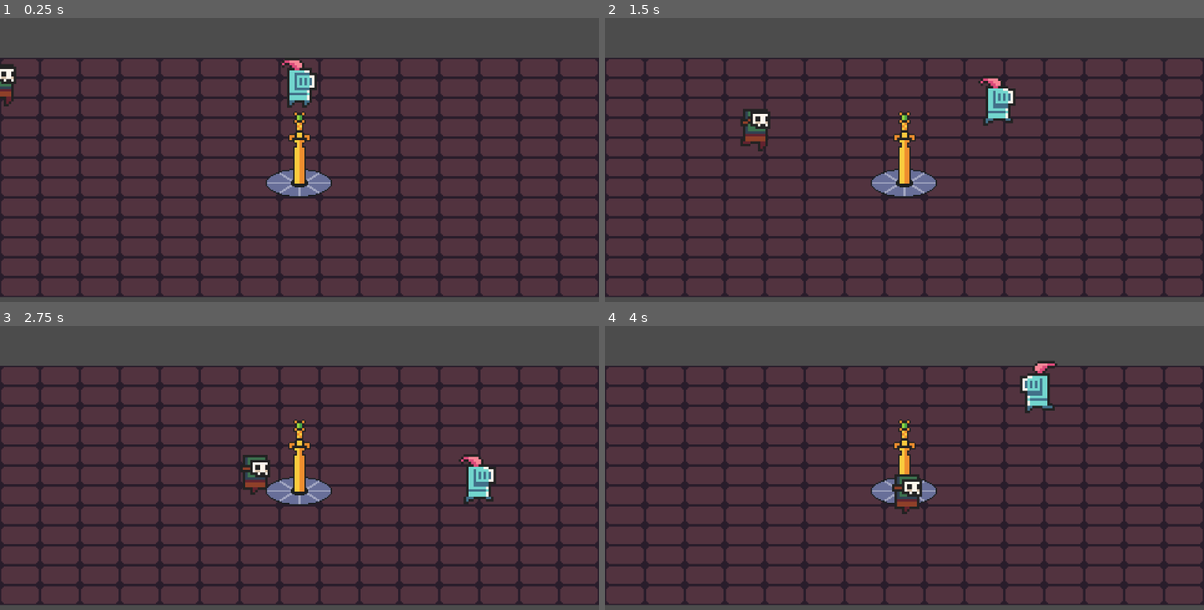
Above: before the commit, frames 1-4 (two rows, left to right).
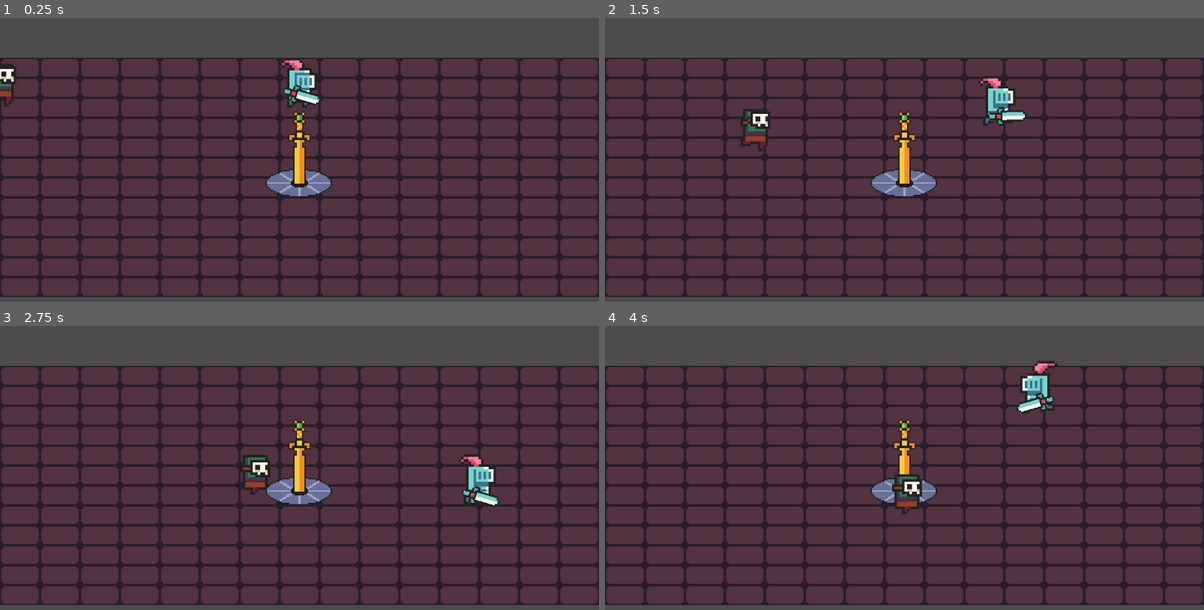
Above: after the commit, the same moments.

Repository: renaism/GWJ-7
Game: Godot game, scene res://scenes/Game.tscn
The game is run twice, just before and just after one commit, with the same random seed, the same clock (stepped at 60 frames per second) and the same inputs.
Inputs:
- Up to frame 1 (0.25 s): no input
- Up to frame 2 (1.5 s): hold D (right) 0.53-1.28 s; tap Space (attack, bound only after the commit) at 0.6, 1.35 s; hold S (down) from 1.28 s (still down)
- Up to frame 3 (2.75 s): release S (down) at 2.03 s; hold D (right) from 2.03 s (still down); tap Space (attack, bound only after the commit) at 2.1 s
- Up to frame 4 (4 s): release D (right) at 2.78 s; hold W (up) 2.78-3.53 s; tap Space (attack, bound only after the commit) at 2.85, 3.6 s; hold A (left) from 3.53 s (still down)

The runs differ from the first frame. In frame 1, 0.2% of the frame differs, in the area x 47-54%, y 23-31%; in frame 2, 0.2%; in frame 3, 0.2%; in frame 4, 0.2%.

Commit message:
add player attack animation

Diff:
--- a/characters/Player.tscn
+++ b/characters/Player.tscn
@@ -1,9 +1,42 @@
-[gd_scene load_steps=6 format=2]
+[gd_scene load_steps=9 format=2]
 
 [ext_resource path="res://scripts/Player.gd" type="Script" id=1]
 [ext_resource path="res://sprites/player/player_run.png" type="Texture" id=2]
+[ext_resource path="res://sprites/player/player_sword.png" type="Texture" id=3]
 
-[sub_resource type="CapsuleShape2D" id=4]
+[sub_resource type="RectangleShape2D" id=4]
+extents = Vector2( 2, 5 )
+
+[sub_resource type="Animation" id=5]
+resource_name = "attack"
+length = 0.2
+step = 0.05
+tracks/0/type = "value"
+tracks/0/path = NodePath("Body/Sword:rotation_degrees")
+tracks/0/interp = 1
+tracks/0/loop_wrap = true
+tracks/0/imported = false
+tracks/0/enabled = true
+tracks/0/keys = {
+"times": PoolRealArray( 0, 0.1, 0.2 ),
+"transitions": PoolRealArray( 1, 1, 1 ),
+"update": 0,
+"values": [ 18.0261, 84.479, 106.41 ]
+}
+tracks/1/type = "value"
+tracks/1/path = NodePath("Body/Sword:position")
+tracks/1/interp = 1
+tracks/1/loop_wrap = true
+tracks/1/imported = false
+tracks/1/enabled = true
+tracks/1/keys = {
+"times": PoolRealArray( 0, 0.1, 0.2 ),
+"transitions": PoolRealArray( 1, 1, 1 ),
+"update": 0,
+"values": [ Vector2( 0.0815566, -5.88626 ), Vector2( 0.777638, -5.68738 ), Vector2( -2.35473, -5.68738 ) ]
+}
+
+[sub_resource type="CapsuleShape2D" id=1]
 radius = 2.00427
 height = 5.87551
 
@@ -11,7 +44,7 @@
 resource_name = "idle"
 length = 0.001
 tracks/0/type = "value"
-tracks/0/path = NodePath("Sprite:frame")
+tracks/0/path = NodePath("Body:frame")
 tracks/0/interp = 1
 tracks/0/loop_wrap = true
 tracks/0/imported = false
@@ -27,7 +60,7 @@
 length = 0.4
 loop = true
 tracks/0/type = "value"
-tracks/0/path = NodePath("Sprite:frame")
+tracks/0/path = NodePath("Body:frame")
 tracks/0/interp = 1
 tracks/0/loop_wrap = true
 tracks/0/imported = false
@@ -42,19 +75,39 @@
 [node name="Player" type="KinematicBody2D"]
 scale = Vector2( 2, 2 )
 script = ExtResource( 1 )
+
+[node name="Body" type="Sprite" parent="."]
+texture = ExtResource( 2 )
+offset = Vector2( 0, -16 )
+hframes = 9
+
+[node name="Sword" type="Sprite" parent="Body"]
+position = Vector2( -2.35473, -5.68738 )
+rotation = 1.85721
+scale = Vector2( 0.75, 0.75 )
+texture = ExtResource( 3 )
+offset = Vector2( 0, -4.5 )
 __meta__ = {
 "_edit_group_": true
 }
 
-[node name="Sprite" type="Sprite" parent="."]
-texture = ExtResource( 2 )
-offset = Vector2( 0, -16 )
-hframes = 9
+[node name="Area2D" type="Area2D" parent="Body/Sword"]
+editor/display_folded = true
+rotation = -2.23517e-008
+scale = Vector2( 1.33333, 1.33333 )
+
+[node name="CollisionShape2D" type="CollisionShape2D" parent="Body/Sword/Area2D"]
+position = Vector2( 0, -6 )
+shape = SubResource( 4 )
+
+[node name="AnimationPlayer" type="AnimationPlayer" parent="Body/Sword"]
+root_node = NodePath("../../..")
+anims/attack = SubResource( 5 )
 
 [node name="CollisionShape2D" type="CollisionShape2D" parent="."]
 position = Vector2( 0, -2 )
 rotation = 1.5708
-shape = SubResource( 4 )
+shape = SubResource( 1 )
 
 [node name="AnimationPlayer" type="AnimationPlayer" parent="."]
 anims/idle = SubResource( 2 )
--- a/project.godot
+++ b/project.godot
@@ -70,6 +70,12 @@
 "events": [ Object(InputEventKey,"resource_local_to_scene":false,"resource_name":"","device":0,"alt":false,"shift":false,"control":false,"meta":false,"command":false,"pressed":false,"scancode":83,"unicode":0,"echo":false,"script":null)
  ]
 }
+attack={
+"deadzone": 0.5,
+"events": [ Object(InputEventKey,"resource_local_to_scene":false,"resource_name":"","device":0,"alt":false,"shift":false,"control":false,"meta":false,"command":false,"pressed":false,"scancode":32,"unicode":0,"echo":false,"script":null)
+, Object(InputEventMouseButton,"resource_local_to_scene":false,"resource_name":"","device":0,"alt":false,"shift":false,"control":false,"meta":false,"command":false,"button_mask":0,"position":Vector2( 0, 0 ),"global_position":Vector2( 0, 0 ),"factor":1.0,"button_index":1,"pressed":false,"doubleclick":false,"script":null)
+ ]
+}
 
 [rendering]
 
--- a/scripts/Player.gd
+++ b/scripts/Player.gd
@@ -1,4 +1,6 @@
 extends KinematicBody2D
+
+signal attack
 
 export(float) var speed = 100
 
@@ -12,7 +14,7 @@
 		game_bounds = Rect2(0, 0, 1000, 1000)
 
 func _process(delta):
-	# Input
+	# Input movement
 	dir = Vector2()
 	if Input.is_action_pressed("left"):
 		dir.x += -1
@@ -24,18 +26,23 @@
 		dir.y += 1
 	dir = dir.normalized()
 
+	# Input attack
+	if Input.is_action_just_pressed("attack"):
+		print("attack")
+		$Body/Sword/AnimationPlayer.play("attack")
+
 	# Animation
 	if dir.length() > 0:
 		$AnimationPlayer.play("run")
 	else:
 		$AnimationPlayer.play("idle")
 	if dir.x < 0:
-		$Sprite.flip_h = true
+		$Body.scale.x = -1
 	elif dir.x > 0:
-		$Sprite.flip_h = false
+		$Body.scale.x = 1
 
 	# Z-index
-	$Sprite.z_index = position.y
+	z_index = position.y
 
 
 func _physics_process(delta):
Binary file added: sprites/player/player_sword.png
Not shown, added: sprites/player/player_sword.png.import
